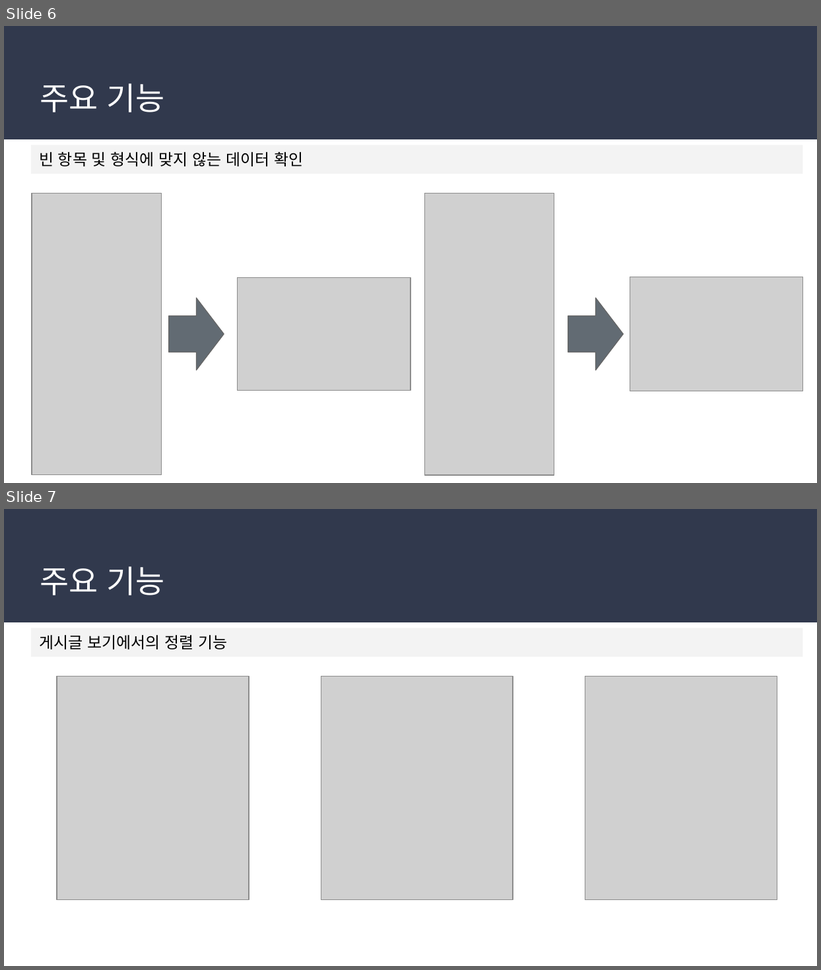
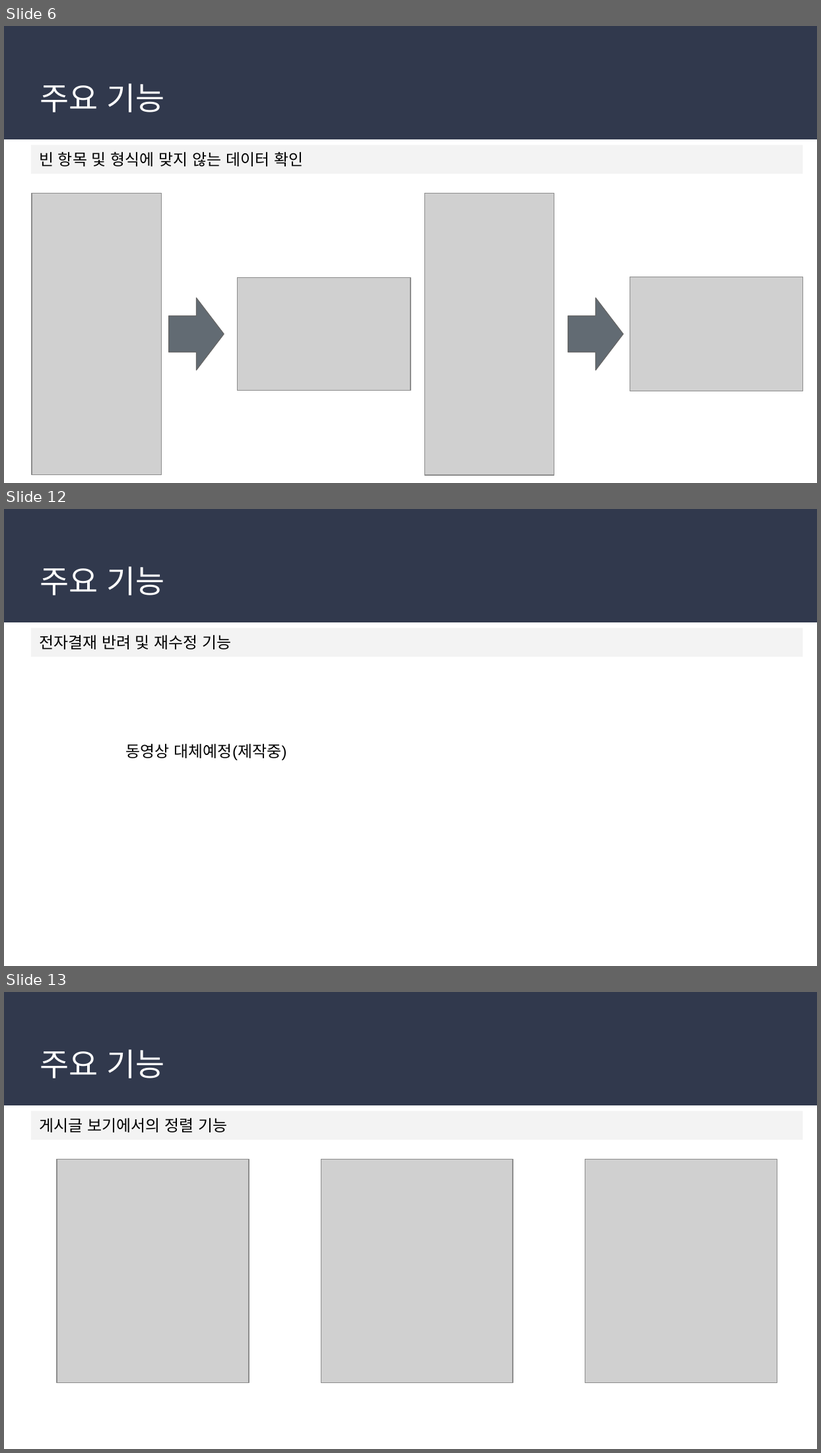
Before and after one commit to soulluna/-6th-_cosmo_1th_group, a slide deck: 작업완료포트폴리오/6. 1차 발표문서/전자결재시스템 1차 발표.pptx. Shown one above the other, each under a label of ours: slides 6 and 7 before the commit, slides 6, 12 and 13 after it; the slides between them are not shown. The pictures are 821x970 and 821x1453 pixels, drawn with LibreOffice and Linux fonts; fonts in the diff are those of the drawing; grey boxes stand for pictures. Boxes give left, top, right and bottom in pixels: in the first picture for what was removed or moved away, otherwise in the second. Text is boxed around its words. In the diff, an @@ line names an element or a change of style, - is before the commit and + after.

```diff
--- a/작업완료포트폴리오/6. 1차 발표문서/전자결재시스템 1차 발표.pptx
+++ b/작업완료포트폴리오/6. 1차 발표문서/전자결재시스템 1차 발표.pptx
@@ slide 12 added at (x1=4, y1=509, x2=817, y2=966), background #FFFFFF; not listed: 1 template element that a slide beside it also shows @@
@@ title added at (x1=40, y1=566, x2=165, y2=595), 28 pt, text #FFFFFF @@
+주요 기능
@@ rectangle added at (x1=31, y1=628, x2=803, y2=657), fill #F3F3F3, 14 pt, text #000000 @@
+전자결재 반려 및 재수정 기능
@@ text added at (x1=126, y1=744, x2=287, y2=760), 14 pt, text #000000 @@
+동영상 대체예정(제작중)
@@ what was slide 7 is now slide 13 @@
```
Also in this commit, not shown: 1 slide changed, 6 other slides added, 2 other files.
